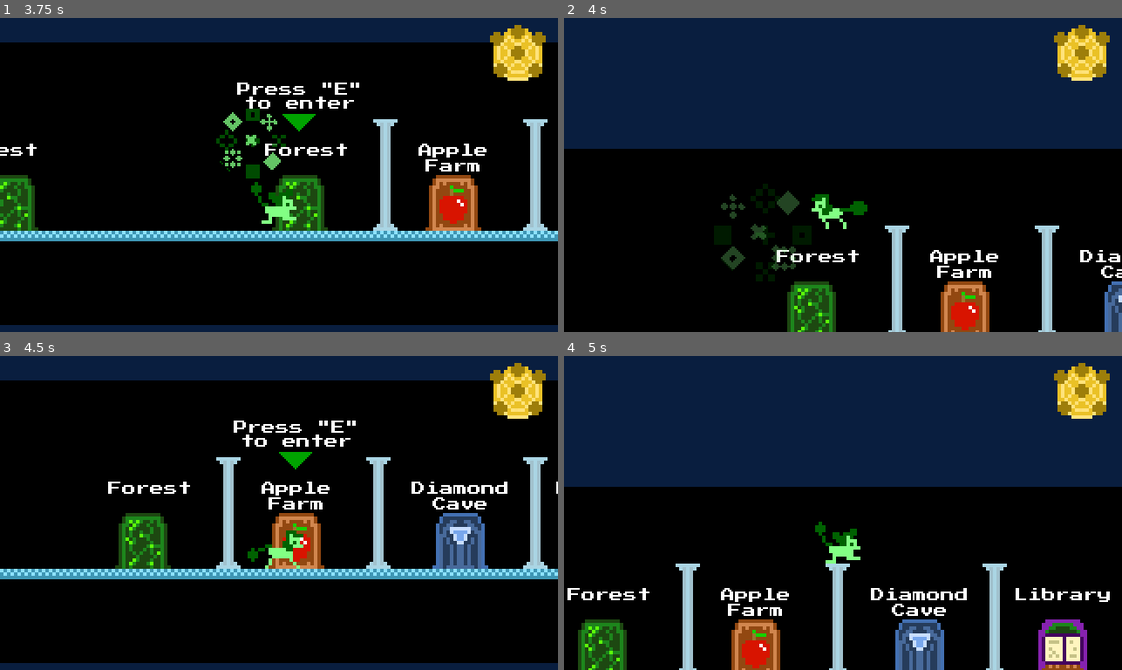
Above: before the commit, frames 1-4 (two rows, left to right).
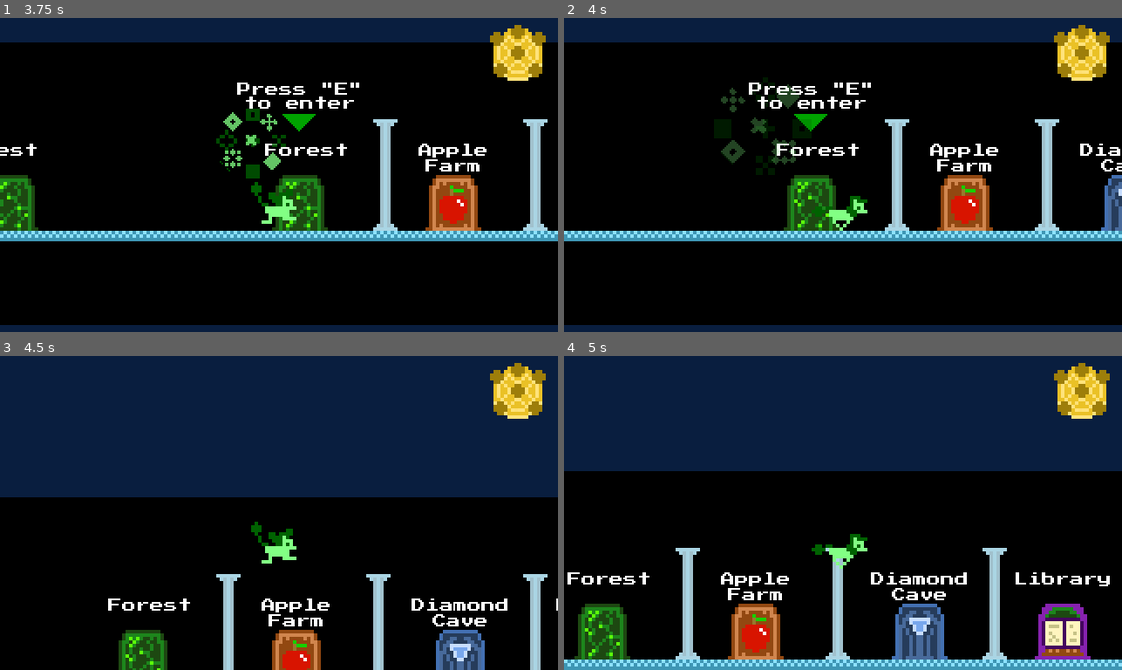
Above: after the commit, the same moments.

Repository: 100-Devs-1-Game/8bitPony
Game: Godot game, scene res://Scenes/Rooms/main_menu.tscn
Same seed, same stepped clock (60 frames per second), same inputs: the game is played once before the commit and once after it. Sound files missing from this copy of the repository are replaced by a short silence.
Inputs (mouse positions are in pixels of both pictures, inside the frame that each line leads up to):
- Up to frame 1 (3.75 s): click "Start Game" at 0.5 s; tap Enter at 1.25 s; move the mouse to (401, 159) at 1.27 s; press the mouse at (401, 159) at 1.28 s; hold D (Right) 1.28-2.78 s; tap Space (Jump) at 1.52, 1.55, 1.82, 2.1, 2.27, 2.57, 3.05 s; move the mouse to (167, 190) at 2.02 s; release the mouse at (167, 190) at 2.03 s; click (167, 190) at 2.3 s; move the mouse to (334, 105) at 2.77 s; press the mouse at (334, 105) at 2.78 s; hold A (Left) 2.78-3.53 s; move the mouse to (251, 237) at 3.52 s; release the mouse at (251, 237) at 3.53 s; hold D (Right) from 3.53 s (still down); right-click (251, 237) at 3.6 s
- Up to frame 2 (4 s): keep holding D (Right); tap Space (Jump) at 3.77 s; click (815, 237) at 3.8 s
- Up to frame 3 (4.5 s): keep holding D (Right); tap Space (Jump) at 4.07 s; move the mouse to (446, 560) at 4.27 s; hold E (Interact) from 4.28 s (still down)
- Up to frame 4 (5 s): keep holding D (Right); keep holding E (Interact); tap Space (Jump) at 4.52, 4.55, 4.82 s

Frame 1 is identical in both runs. In frame 2, 49% of the frame differs, in the area x 0-100%, y 7-100%; in frame 3, 53%; in frame 4, 15%.

Commit message:
Can now stomp

Diff:
--- a/src/Scenes/Characters/Player/player.gd
+++ b/src/Scenes/Characters/Player/player.gd
@@ -20,7 +20,7 @@
 @export var magic_bullet: PackedScene
 @export var speed: float = 60
 @export var flying_strength: float = 8
-@export var max_vertical_velocity: float = 200
+@export var max_vertical_velocity: float = 300
 @export var jump_velocity: float = -200
 @export var gravity: float = 10
 @export var hurt_color: Color = Color.RED
@@ -37,6 +37,7 @@
 signal health_changed
 
 var flying: bool = false
+var is_stomping:bool = false
 
 var enabled: bool:
 	set(value):
@@ -70,8 +71,15 @@
 	if not is_on_floor():
 		if flying and velocity.y>0:
 			velocity.y += gravity/20
+		elif is_stomping:
+			velocity.y = max_vertical_velocity
 		else:
 			velocity.y += gravity
+	else:
+		flying = false
+		is_stomping = false
+		$Wind.hide()
+
 	velocity.y = clampf(velocity.y, -max_vertical_velocity, max_vertical_velocity)
 
 
@@ -104,7 +112,13 @@
 					shoot_sound.play()
 					attack_timer.start()
 				PonyType.Earth:
-					attack_timer.start()
+					#Do "stmop" attack
+					if not is_on_floor():
+						remove_state(PonyStateMachine.Action)
+						$Wind.show()
+						is_stomping = true
+					else:
+						attack_timer.start()
 		elif event.is_action_released("Action"):
 			match pony_type:
 				PonyType.Pegasus:
@@ -271,3 +285,20 @@
 		blink_timer.stop()
 	else:
 		visible = not visible
+
+
+func _on_stomp_area_body_entered(body: Node2D) -> void:
+	#Break breakable walls
+	if is_stomping and velocity.y==max_vertical_velocity:
+		is_stomping = false
+		body.break_wall()
+
+func _on_stomp_area_area_entered(area: Area2D) -> void:
+	#Jump on mushrooms
+
+	if is_stomping and velocity.y==max_vertical_velocity:
+		print("here")
+		is_stomping = false
+		velocity.y=-300
+		area.bounce()
+		$Wind.hide()
--- a/src/Scenes/Characters/Player/player.tscn
+++ b/src/Scenes/Characters/Player/player.tscn
@@ -6,6 +6,7 @@
 [ext_resource type="SpriteFrames" uid="uid://cekr32m6i7lj5" path="res://Images/Characters/unicorm.tres" id="3_gdgf0"]
 [ext_resource type="SpriteFrames" uid="uid://comkomt2jtubb" path="res://Images/Characters/pegasus.tres" id="4_25bbb"]
 [ext_resource type="PackedScene" uid="uid://bbu116apenly0" path="res://Scenes/Objects/Smoke/smoke.tscn" id="6_8gg06"]
+[ext_resource type="Texture2D" uid="uid://dklm0wbvx0jhl" path="res://Images/Assets/Player/Earth Pony/Wind_sheet.png" id="7_plevq"]
 [ext_resource type="AudioStream" uid="uid://d0ynyrg41me62" path="res://Sound/SFX/Arrow.wav" id="10_cscr0"]
 [ext_resource type="AudioStream" uid="uid://cp2e2n37ko0kd" path="res://Sound/SFX/Magic2.wav" id="10_fepmq"]
 [ext_resource type="AudioStream" uid="uid://msmqw6t4fe8m" path="res://Sound/SFX/Jump_landing.wav" id="11_ddhxa"]
@@ -14,6 +15,38 @@
 [sub_resource type="CapsuleShape2D" id="CapsuleShape2D_kng6u"]
 radius = 5.0
 height = 10.0
+
+[sub_resource type="AtlasTexture" id="AtlasTexture_plevq"]
+atlas = ExtResource("7_plevq")
+region = Rect2(0, 0, 12, 15)
+
+[sub_resource type="AtlasTexture" id="AtlasTexture_sdxbo"]
+atlas = ExtResource("7_plevq")
+region = Rect2(12, 0, 12, 15)
+
+[sub_resource type="AtlasTexture" id="AtlasTexture_p06rw"]
+atlas = ExtResource("7_plevq")
+region = Rect2(24, 0, 12, 15)
+
+[sub_resource type="SpriteFrames" id="SpriteFrames_rtkie"]
+animations = [{
+"frames": [{
+"duration": 1.0,
+"texture": SubResource("AtlasTexture_plevq")
+}, {
+"duration": 1.0,
+"texture": SubResource("AtlasTexture_sdxbo")
+}, {
+"duration": 1.0,
+"texture": SubResource("AtlasTexture_p06rw")
+}],
+"loop": true,
+"name": &"default",
+"speed": 5.0
+}]
+
+[sub_resource type="RectangleShape2D" id="RectangleShape2D_plevq"]
+size = Vector2(10, 6)
 
 [node name="Player" type="CharacterBody2D" groups=["player"]]
 z_index = 1
@@ -32,11 +65,26 @@
 position = Vector2(0, -5)
 shape = SubResource("CapsuleShape2D_kng6u")
 
+[node name="Wind" type="AnimatedSprite2D" parent="."]
+visible = false
+modulate = Color(1, 1, 1, 0.5568628)
+position = Vector2(0, -8)
+sprite_frames = SubResource("SpriteFrames_rtkie")
+autoplay = "default"
+
 [node name="AnimatedSprite2D" type="AnimatedSprite2D" parent="."]
 position = Vector2(-1, -8)
 sprite_frames = ExtResource("3_gdgf0")
 animation = &"Run"
-frame_progress = 0.35815227
+
+[node name="StompArea" type="Area2D" parent="."]
+position = Vector2(0, -8)
+collision_layer = 0
+collision_mask = 64
+
+[node name="CollisionShape2D" type="CollisionShape2D" parent="StompArea"]
+position = Vector2(0, 11)
+shape = SubResource("RectangleShape2D_plevq")
 
 [node name="BulletAnchor" type="Node2D" parent="."]
 position = Vector2(9.230769, -7.4615383)
@@ -74,5 +122,7 @@
 [node name="BlinkTimer" type="Timer" parent="."]
 wait_time = 0.1
 
+[connection signal="area_entered" from="StompArea" to="." method="_on_stomp_area_area_entered"]
+[connection signal="body_entered" from="StompArea" to="." method="_on_stomp_area_body_entered"]
 [connection signal="timeout" from="HurtTimer" to="." method="_on_hurt_timer_timeout"]
 [connection signal="timeout" from="BlinkTimer" to="." method="_on_blink_timer_timeout"]
Not shown: 1 places in src/Scenes/Characters/Player/player.tscn that only renumber resources
